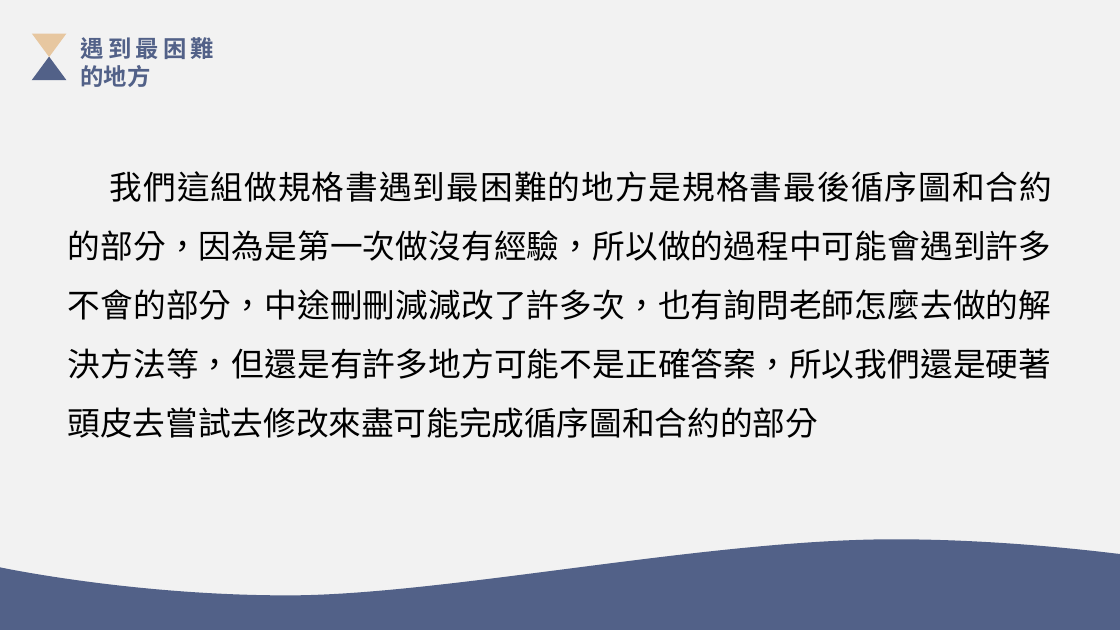
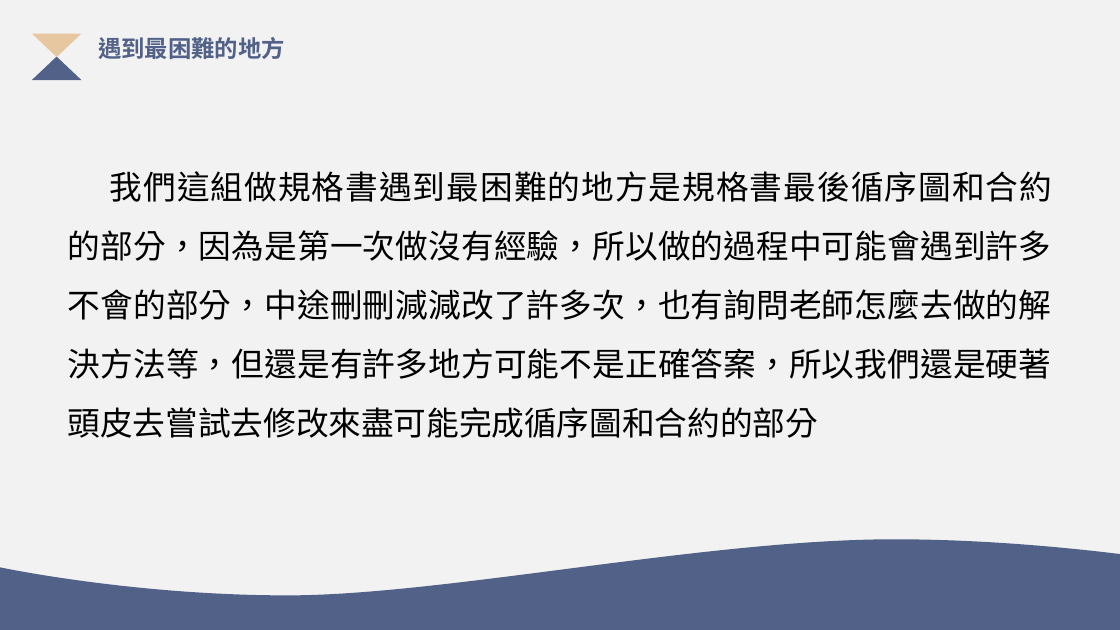
Before and after one commit to 35596035/End-of-period-project, a slide deck: slide 29 of 系統分析PPT.pptx. Drawn at 1120x630 pixels with LibreOffice and Linux fonts; fonts in the diff are those of the drawing. Boxes give left, top, right and bottom in pixels: in the first picture for what was removed or moved away, otherwise in the second. Text is boxed around its words. In the diff, an @@ line names an element or a change of style, - is before the commit and + after.

```diff
--- a/系統分析PPT.pptx
+++ b/系統分析PPT.pptx
@@ text "遇到最困難的地方" rewrapped from [81,37,214,87] to [98,37,285,59] @@
@@ triangle: place and size @@
-triangle at [32,56,66,80]
+triangle at [32,56,82,80]
@@ triangle: place and size @@
-triangle at [32,34,66,57]
+triangle at [32,34,82,57]
```
Also in this commit, not shown: 1 other slide changed.
